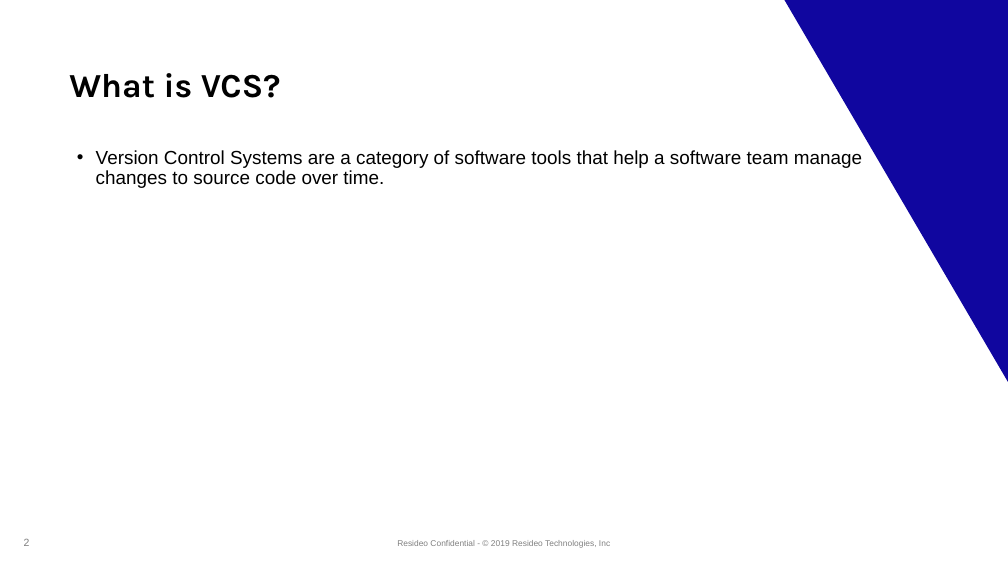
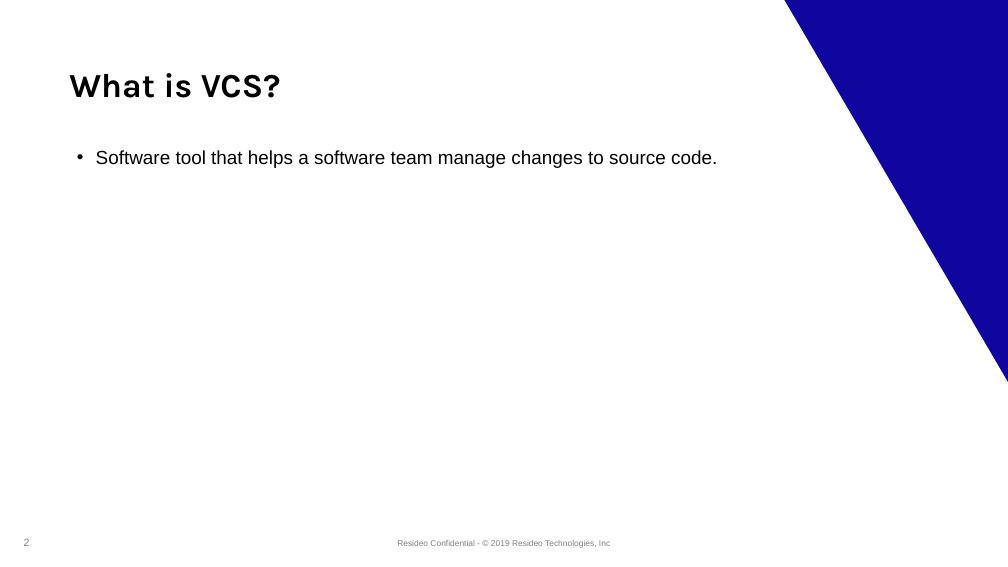
Before and after one commit to taraalma/00_Semestrei_IntroVCS, a slide deck: slide 3 of Documents/Version Control System.PPTX. Drawn at 1008x567 pixels with LibreOffice and Linux fonts; fonts in the diff are those of the drawing; background and template pictures are left out. Boxes give left, top, right and bottom in pixels: in the first picture for what was removed or moved away, otherwise in the second. Text is boxed around its words. In the diff, an @@ line names an element or a change of style, - is before the commit and + after.

```diff
--- a/Documents/Version Control System.PPTX
+++ b/Documents/Version Control System.PPTX
@@ text at (x1=96, y1=150, x2=717, y2=168): text changed @@
-• Version Control Systems are a category of software tools that help a software team manage changes to source code over time.
+• Software tool that helps a software team manage changes to source code.
```
Also in this commit, not shown: 2 other slides changed.
